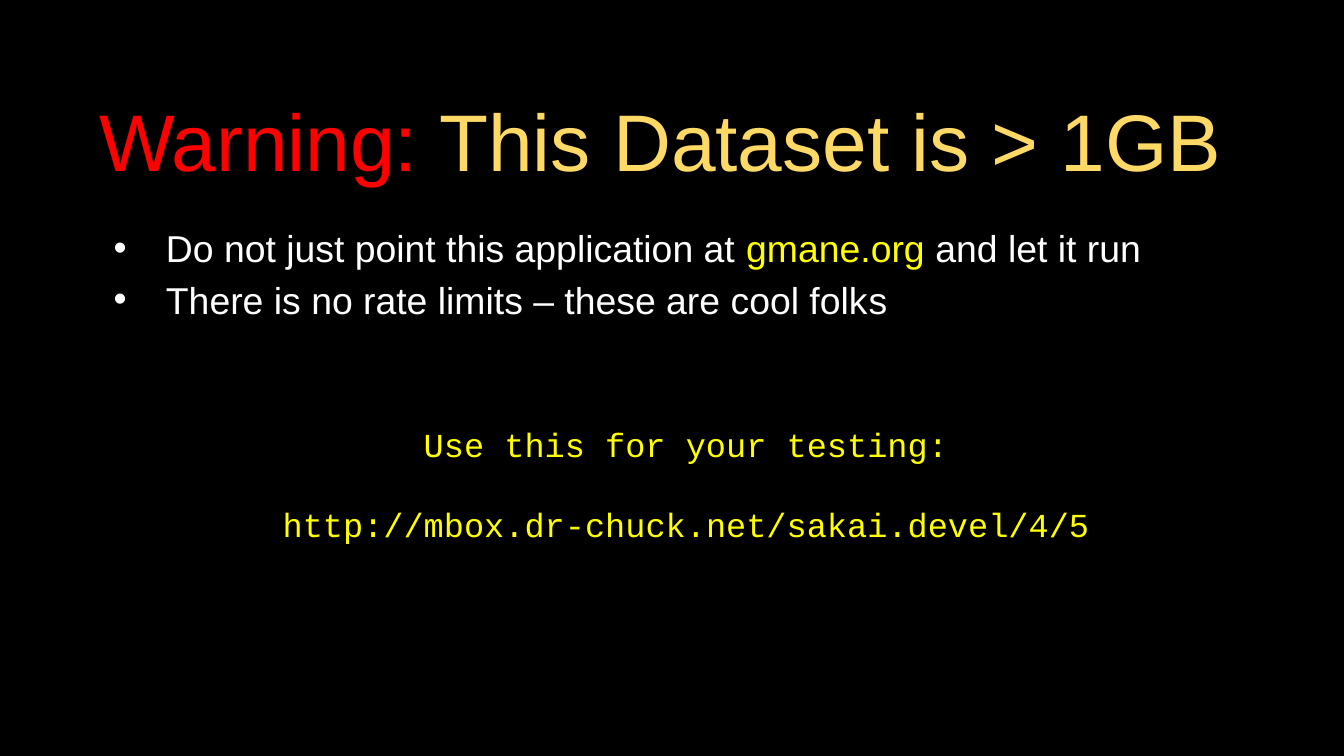
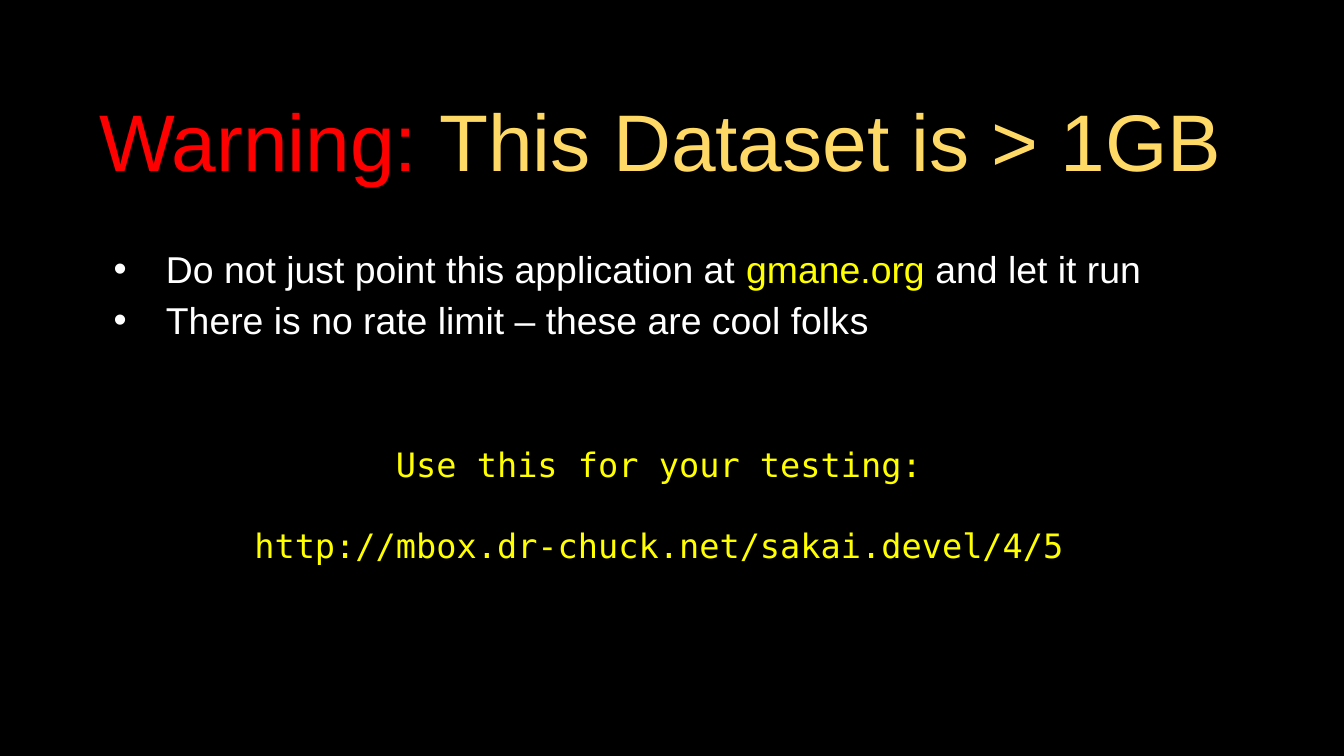
Before and after one commit to csev/py4e, a slide deck: slide 17 of lectures3/Pythonlearn-16-Data-Viz.pptx. Drawn at 1344x756 pixels with LibreOffice and Linux fonts; fonts in the diff are those of the drawing. Boxes give left, top, right and bottom in pixels: in the first picture for what was removed or moved away, otherwise in the second. Text is boxed around its words. In the diff, an @@ line names an element or a change of style, - is before the commit and + after.

Commit message:
From Sue

```diff
--- a/lectures3/Pythonlearn-16-Data-Viz.pptx
+++ b/lectures3/Pythonlearn-16-Data-Viz.pptx
@@ text "Do not just point this ...": place and size @@
-text "Do not just point this ..." at [166,235,1141,315]
+text "Do not just point this ..." at [166,256,1141,335]
@@ text at [166,307,869,335]: text changed @@
-• There is no rate limits – these are cool folks
+• There is no rate limit – these are cool folks
@@ text "Use this for your testing:": place and size @@
-text "Use this for your testing:" at [283,432,1089,544]
+text "Use this for your testing:" at [254,451,1063,565]
@@ text "Use this for your testing:" at [254,451,1063,565]: font Courier New to DejaVu Sans Mono @@
```
Also in this commit, not shown: 11 other slides changed.
